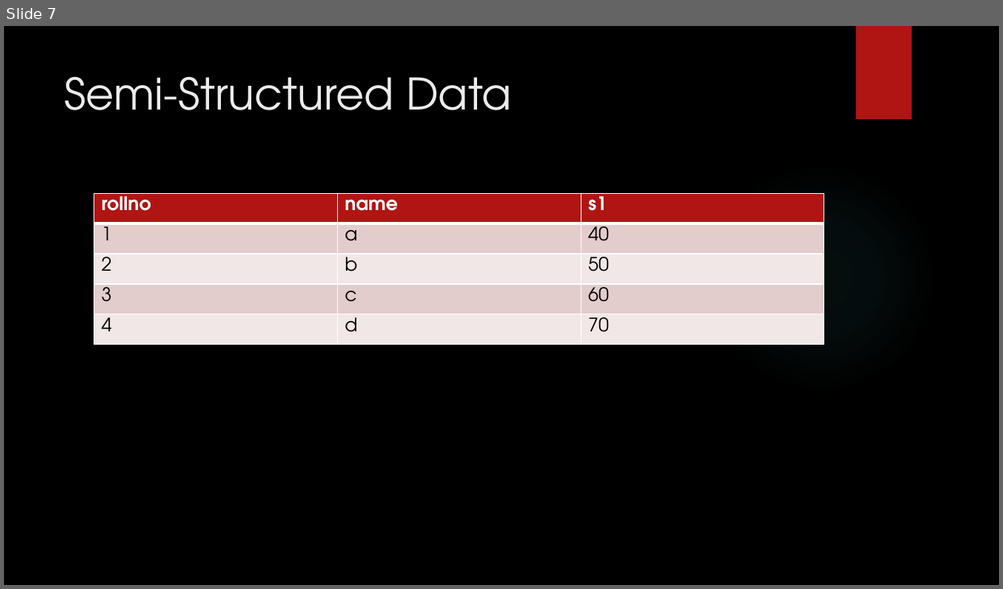
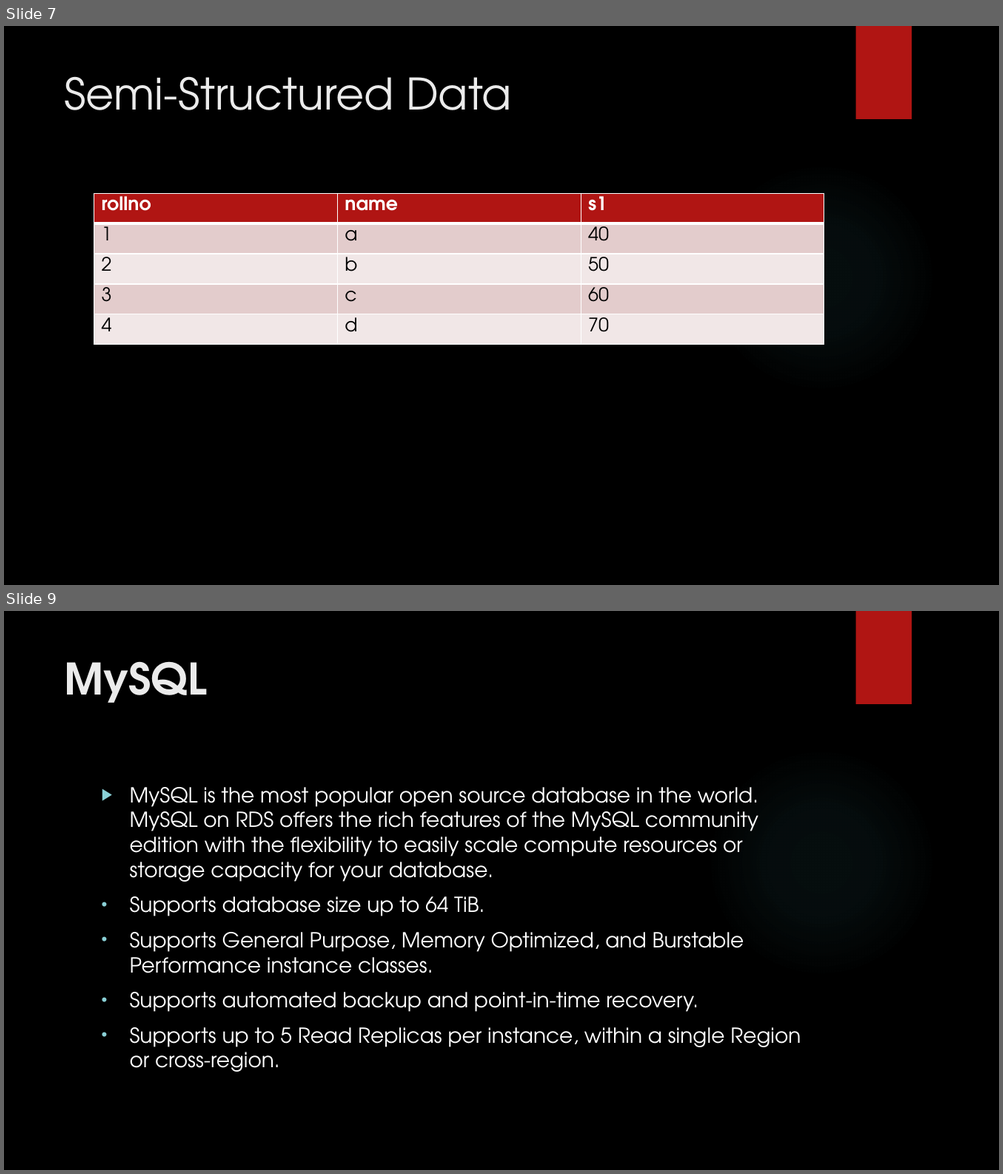
Before and after one commit to karthick1808/hadoopfundamentals, a slide deck: New Microsoft PowerPoint Presentation.pptx. Shown one above the other, each under a label of ours: slide 7 before the commit, slides 7 and 9 after it; the slides between them are not shown. The pictures are 1003x589 and 1003x1174 pixels, drawn with LibreOffice and Linux fonts; fonts in the diff are those of the drawing; background and template pictures are left out. Boxes give left, top, right and bottom in pixels: in the first picture for what was removed or moved away, otherwise in the second. Text is boxed around its words. In the diff, an @@ line names an element or a change of style, - is before the commit and + after.

```diff
--- a/New Microsoft PowerPoint Presentation.pptx
+++ b/New Microsoft PowerPoint Presentation.pptx
@@ slide 9 added at box(4, 611, 999, 1170), background picture (left out); not listed: 2 template elements that a slide beside it also shows @@
@@ title added at box(64, 661, 207, 703), 42 pt, text #EBEBEB, bold @@
+MySQL
@@ text added at box(130, 787, 800, 1072), 20 pt, text #FFFFFF @@
+▶ MySQL is the most popular open source database in the world. MySQL on RDS offers the rich features of the MySQL community edition with the flexibility to easily scale compute resources or storage capacity for your database.
+• Supports database size up to 64 TiB.
+• Supports General Purpose, Memory Optimized, and Burstable Performance instance classes.
+• Supports automated backup and point-in-time recovery.
+• Supports up to 5 Read Replicas per instance, within a single Region or cross-region.
```
Also in this commit, not shown: 6 other slides added.
